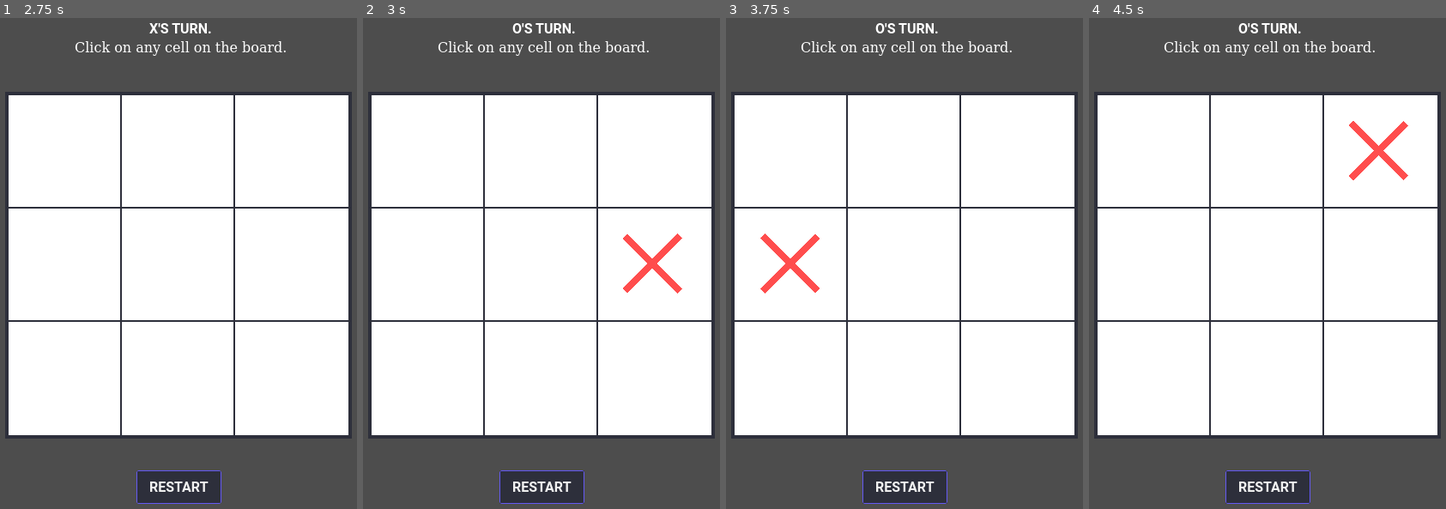
Above: before the commit, frames 1-4 (left to right).
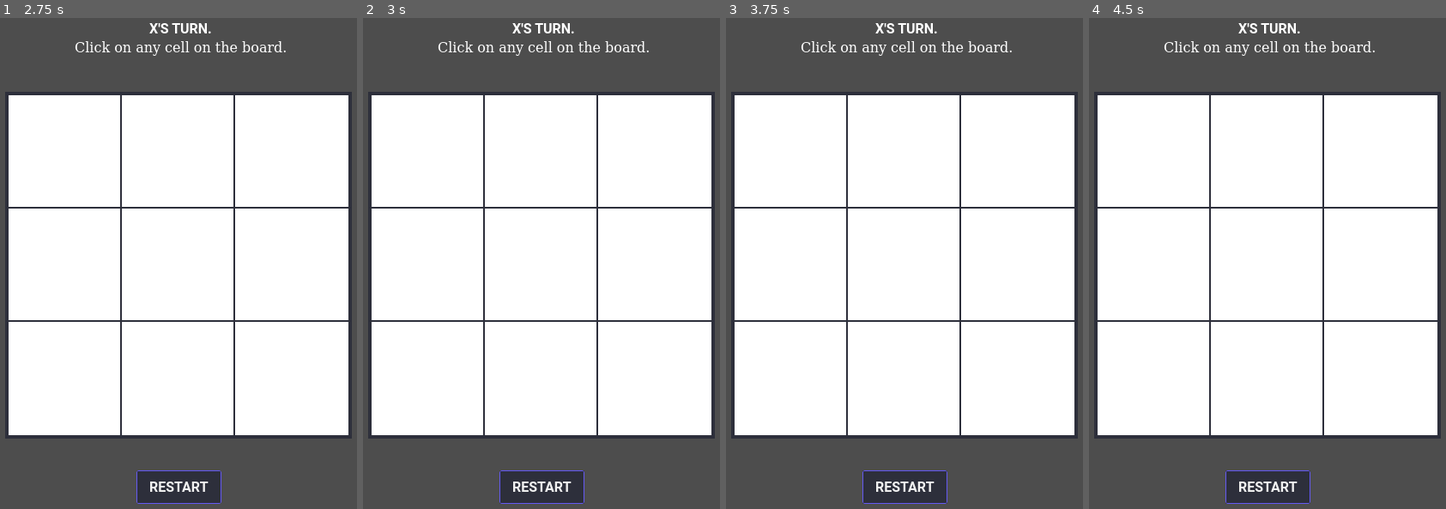
Above: after the commit, the same moments.

Repository: sihlecodes/Xs-and-Os
Game: Godot game, scene res://main.tscn
Same seed, same stepped clock (60 frames per second), same inputs: the game is played once before the commit and once after it.
Inputs (mouse positions are in pixels of both pictures, inside the frame that each line leads up to):
- Up to frame 1 (2.75 s): click "RESTART" at 0.5 s; click "RESTART" at 1.25 s; click "RESTART" at 2 s
- Up to frame 2 (3 s): tap Enter at 2.75 s; move the mouse to (662, 238) at 2.77 s; tap Space at 2.85 s; click (662, 238) at 2.92 s
- Up to frame 3 (3.75 s): tap Space at 3.02, 3.32, 3.6 s; tap Enter at 3.5 s; move the mouse to (793, 292) at 3.52 s; click (793, 292) at 3.67 s
- Up to frame 4 (4.5 s): tap Space at 3.77, 4.07, 4.35 s; tap Enter at 4.25 s; move the mouse to (1324, 140) at 4.27 s; click (1324, 140) at 4.42 s

Frame 1 is identical in both runs. In frame 2, 0.8% of the frame differs, in the area x 41-90%, y 1-57%; in frame 3, 0.8%; in frame 4, 0.8%.

Commit message:
Re-arranged structure for networking support

Diff:
--- /dev/null
+++ b/Networking.gd
@@ -0,0 +1,48 @@
+extends Node
+
+const PORT = 9810
+var players: = []
+
+func _enter_tree() -> void:
+	multiplayer.connection_failed.connect(_on_connection_failed)
+	multiplayer.connected_to_server.connect(_on_connection_success)
+
+	if "--server" in OS.get_cmdline_args():
+		start_networking(true)
+	else:
+		start_networking(false)
+
+func start_networking(is_server: bool):
+	var peer = ENetMultiplayerPeer.new()
+
+	if is_server:
+		var error = peer.create_server(PORT, 2)
+
+		multiplayer.peer_connected.connect(_on_player_connected)
+		multiplayer.peer_disconnected.connect(_on_player_disconnected)
+
+		if error != OK:
+			print("Error running the server...")
+		else:
+			print("Server is running at port ", PORT)
+	else:
+		peer.create_client("localhost", PORT)
+
+	multiplayer.set_multiplayer_peer(peer)
+
+func _on_connection_success():
+	print("Connection was successful")
+
+func _on_connection_failed():
+	print("Connection error")
+
+func _on_player_connected(id: int):
+	players.append(id)
+	print("Player ", id, " has connected.")
+
+	if players.size() == 2:
+		%Game.start_game()
+
+func _on_player_disconnected(id: int):
+	players.erase(id)
+	print("Player ", id, " disconnected.")
--- a/main.tscn
+++ b/main.tscn
@@ -1,7 +1,9 @@
-[gd_scene load_steps=8 format=3 uid="uid://df1rucy3g6c40"]
+[gd_scene load_steps=10 format=3 uid="uid://df1rucy3g6c40"]
 
 [ext_resource type="Script" path="res://scipts/board.gd" id="1"]
+[ext_resource type="Script" path="res://scipts/game.gd" id="1_yweq4"]
 [ext_resource type="FontFile" uid="uid://brc816gdl87af" path="res://fonts/Roboto-Bold.ttf" id="2"]
+[ext_resource type="Script" path="res://Networking.gd" id="3_2xqbt"]
 [ext_resource type="Script" path="res://scipts/main.gd" id="4"]
 [ext_resource type="Script" path="res://scipts/strike.gd" id="5"]
 [ext_resource type="Theme" uid="uid://dauqppu1iyvav" path="res://theme.tres" id="6"]
@@ -23,9 +25,16 @@
 cache/0/16/0/scale = 1.0
 cache/0/16/0/kerning_overrides/16/0 = Vector2(0, 0)
 
-[node name="Game" type="Node"]
+[node name="Main" type="Node"]
 script = ExtResource("4")
-theme = ExtResource("6")
+
+[node name="Networking" type="Node" parent="."]
+unique_name_in_owner = true
+script = ExtResource("3_2xqbt")
+
+[node name="Game" type="Node" parent="."]
+unique_name_in_owner = true
+script = ExtResource("1_yweq4")
 
 [node name="labels" type="VBoxContainer" parent="."]
 anchors_preset = 5
@@ -74,9 +83,9 @@
 theme = ExtResource("6")
 script = ExtResource("1")
 BOARD_SIZE = Vector2(400, 400)
-CELL_SIZE = Vector2(137.333, 137.333)
+CELL_SIZE = Vector2(129.333, 129.333)
 
-[node name="button" type="Button" parent="."]
+[node name="restart" type="Button" parent="."]
 anchors_preset = 7
 anchor_left = 0.5
 anchor_top = 1.0
@@ -102,4 +111,4 @@
 [connection signal="game_completed" from="Board" to="." method="_on_game_completed"]
 [connection signal="game_tied" from="Board" to="." method="_on_game_tied"]
 [connection signal="game_won" from="Board" to="." method="_on_game_won"]
-[connection signal="pressed" from="button" to="." method="restart"]
+[connection signal="pressed" from="restart" to="." method="_on_restart_pressed"]
--- a/project.godot
+++ b/project.godot
@@ -18,8 +18,11 @@
 [display]
 
 window/size/viewport_width=650
+window/size/always_on_top=true
 window/handheld/orientation="portrait"
 
 [rendering]
 
+anti_aliasing/quality/msaa_2d=1
+anti_aliasing/quality/use_taa=true
 environment/defaults/default_environment="res://default_env.tres"
--- a/scipts/board.gd
+++ b/scipts/board.gd
@@ -46,6 +46,7 @@
 func is_within_bounds(cell:Vector2) -> bool:
 	return cell.x >= 0 and cell.x < COLS and cell.y >= 0 and cell.y < ROWS
 
+@rpc("any_peer", "call_local")
 func set_cell_type(cell:Vector2, type:int):
 	if is_within_bounds(cell):
 		_board[cell.y][cell.x] = type
@@ -138,13 +139,13 @@
 
 	for direction in directions:
 		if check_type_in_direction(cell, direction, type):
-			return Match.new(type, cell, cell + direction * (get_parent().WIN_CONDITION-1), direction)
+			return Match.new(type, cell, cell + direction * (%Game.WIN_CONDITION-1), direction)
 
 	return
 
 # returns true if a win condition is met in the direction given on the board
 func check_type_in_direction(cell: Vector2, direction: Vector2, type: int, streak: = 1) -> bool:
-	if streak == get_parent().WIN_CONDITION:
+	if streak == %Game.WIN_CONDITION:
 		return true
 
 	if not is_within_bounds(cell):
--- /dev/null
+++ b/scipts/game.gd
@@ -0,0 +1,97 @@
+extends Node
+
+@export var theme: Theme
+
+var turn: = 0
+var game_completed: = false
+
+var player: = Player.new()
+
+@export var WIN_CONDITION = 3
+
+@onready var main: = get_parent()
+
+func start_game():
+	var types: = [ Piece.Types.X, Piece.Types.O ]
+	print("game starting")
+
+	for player_id in %Networking.players:
+		var type: int = types.pop_at(randi() % types.size())
+
+		set_player_type.rpc_id(player_id, type)
+
+@rpc("any_peer")
+func set_player_type(type: int):
+	player.type = type
+
+@rpc("any_peer")
+func restart():
+	game_completed = false
+	turn = 0
+	%Board.empty_board()
+	%Strike.reset()
+
+	main.show_text("X's turn.")
+	main.show_hint("Click on any cell on the board.")
+
+@rpc("any_peer")
+func advance_turn():
+	turn += 1
+
+func _on_game_completed():
+	game_completed = true
+	main.show_hint("Press RESTART.")
+
+func _on_game_tied():
+	main.show_text("Game tied. :C")
+
+func _on_game_won(_match: Board.Match):
+	%Strike.animate(
+		%Board.position + %Board.get_effective_cell_position(_match.start) + %Board.CELL_SIZE/2,
+		%Board.position + %Board.get_effective_cell_position(_match.end) + %Board.CELL_SIZE/2)
+
+	match _match.type:
+		Piece.Types.X:
+			main.show_text("X won the game!")
+		Piece.Types.O:
+			main.show_text("O won the game!")
+
+func _input(event: InputEvent):
+	if event is InputEventKey:
+		if event.keycode == KEY_SPACE and event.is_pressed() and game_completed:
+			restart.rpc()
+
+	# ignore any further input processing if someone has won
+	if game_completed:
+		return
+
+
+	# only take mouse inputs if the cursor is inside the board's area
+	if event is InputEventMouse or event is InputEventScreenTouch:
+		var current_type: = turn % 2 + Piece.Types.X
+
+		if not (player.type & current_type):
+			return
+
+		if (event.position.x >= %Board.position.x and
+			event.position.x <= (%Board.position.x + %Board.BOARD_SIZE.x) and
+			event.position.y >= %Board.position.y and
+			event.position.y <= (%Board.position.y + %Board.BOARD_SIZE.y)):
+
+			if event is InputEventMouseButton and event.is_pressed():
+				var cell = ((event.position - %Board.position)/(%Board.CELL_SIZE)).floor()
+
+
+				if not %Board.get_cell_type(cell):
+					%Board.set_cell_type.rpc(cell, current_type)
+
+					turn += 1
+
+					main.show_text(("O" if turn % 2 else "X") + "'s turn.")
+					%Board.check()
+
+func _ready():
+	restart()
+
+func _on_restart_pressed() -> void:
+	restart.rpc()
--- a/scipts/main.gd
+++ b/scipts/main.gd
@@ -1,22 +1,4 @@
 extends Node
-
-class_name Game
-
-@export var theme: Theme
-
-var turn: = 0
-var game_completed: = false
-
-@export var WIN_CONDITION = 3
-
-func restart():
-	game_completed = false
-	turn = 0
-	%Board.empty_board()
-	%Strike.reset()
-
-	show_text("X's turn.")
-	show_hint("Click on any cell on the board.")
 
 func show_hint(text: String):
 	%hint.text = text
@@ -24,8 +6,11 @@
 func show_text(text: String):
 	%display.text = text
 
+func _on_restart_pressed() -> void:
+	%Game.restart.rpc()
+
 func _on_game_completed():
-	game_completed = true
+	%Game.game_completed = true
 	show_hint("Press RESTART.")
 
 func _on_game_tied():
@@ -44,15 +29,20 @@
 
 func _input(event: InputEvent):
 	if event is InputEventKey:
-		if event.keycode == KEY_SPACE and event.is_pressed() and game_completed:
-			restart()
+		if event.keycode == KEY_SPACE and event.is_pressed() and %Game.game_completed:
+			%Game.restart.rpc()
 
 	# ignore any further input processing if someone has won
-	if game_completed:
+	if %Game.game_completed:
 		return
 
 	# only take mouse inputs if the cursor is inside the board's area
 	if event is InputEventMouse or event is InputEventScreenTouch:
+		var current_type: int = %Game.turn % 2 + Piece.Types.X
+
+		if not (%Game.player.type & current_type):
+			return
+
 		if (event.position.x >= %Board.position.x and
 			event.position.x <= (%Board.position.x + %Board.BOARD_SIZE.x) and
 			event.position.y >= %Board.position.y and
@@ -62,12 +52,9 @@
 				var cell = ((event.position - %Board.position)/(%Board.CELL_SIZE)).floor()
 
 				if not %Board.get_cell_type(cell):
-					%Board.set_cell_type(cell, turn % 2 + Piece.Types.X)
+					%Board.set_cell_type.rpc(cell, current_type)
 
-					turn += 1
+					%Game.advance_turn.rpc()
 
-					show_text(("O" if turn % 2 else "X") + "'s turn.")
+					show_text(("O" if %Game.turn % 2 else "X") + "'s turn.")
 					%Board.check()
-
-func _ready():
-	restart()
--- /dev/null
+++ b/scipts/player.gd
@@ -0,0 +1,5 @@
+extends RefCounted
+
+class_name Player
+
+var type: int
